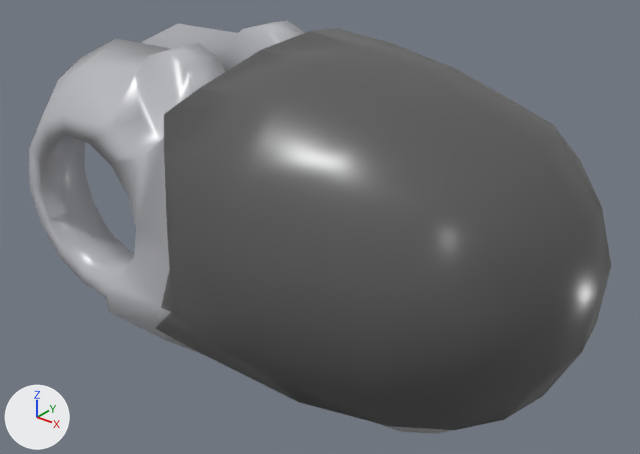
The OBJ model robots/hands/schunk_hand/meshes/visual/finger_tip.obj: old version first, new version second.
Before and after are seen from a 50 mm lens placed at (0.0324, -0.0288, 0.0175), pointed at (0.0089, 0.0005, -0.0007). The axes (+X, +Y, +Z) are drawn at lower left. The lights are the same throughout. Where no turn or scale is listed for an object, it has been applied to the vertices.

The older version as bpy lines, for what is in view:
```python
mat_gummi_final = principled_material('Gummi_final')
mat_gummi_final.base_color = (0.1, 0.1, 0.1)  # dark grey #595959
mat_gummi_final.roughness = 0.3
mat_kunststoff_druckteile_final = principled_material('Kunststoff_druckteile_final')
mat_kunststoff_druckteile_final.base_color = (0.491, 0.497, 0.527)  # light grey #babbc0
mat_kunststoff_druckteile_final.roughness = 0.3
me_finger_tip = bpy.data.meshes.new('finger_tip')
me_finger_tip.from_pydata(...)  # 295 vertices, 594 faces; spans x -0.0072..0.0225, y -0.0086..0.0086, z -0.0081..0.0086
# faces by material slot: [422, 172]
me_finger_tip.materials.append(mat_kunststoff_druckteile_final)  # light grey #babbc0
me_finger_tip.materials.append(mat_gummi_final)  # dark grey #595959
ob_finger_tip = bpy.data.objects.new('finger_tip', me_finger_tip)
ob_finger_tip.location = (0.0, 0.0, 0.0)
```
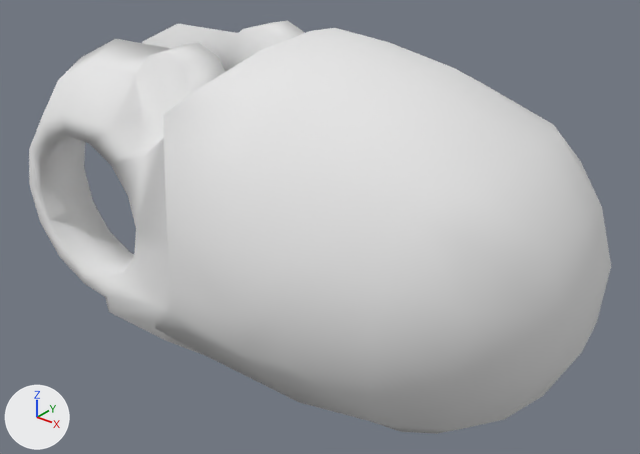
The change, as a list of edits to the scene's bpy script:
```text
Change mat_kunststoff_druckteile_final:
    mat_kunststoff_druckteile_final.base_color: (0.491, 0.497, 0.527) -> (0.8, 0.8, 0.8)  # light grey #babbc0 -> white #e7e7e7
    mat_kunststoff_druckteile_final.roughness: 0.3 -> 1.0
Change mat_gummi_final:
    mat_gummi_final.base_color: (0.1, 0.1, 0.1) -> (0.8, 0.8, 0.8)  # dark grey #595959 -> white #e7e7e7
    mat_gummi_final.roughness: 0.3 -> 1.0
```

Boxes [x1, y1, x2, y2] around the edits, measured in the pictures (640 x 454 px):
'finger_tip', surface changed, recoloured (grey to white): [29, 21, 611, 434] in both
